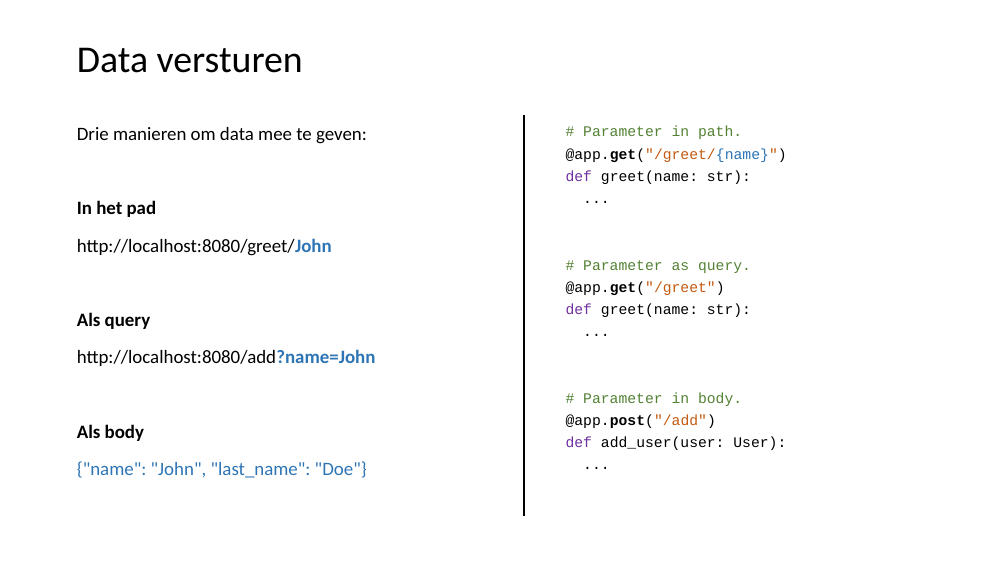
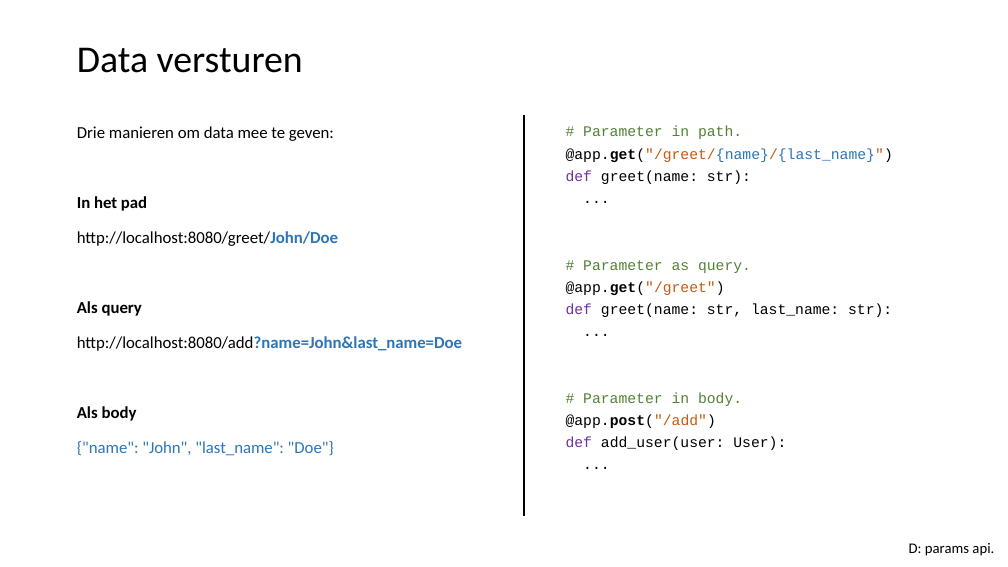
Before and after one commit to LFKoning/knowledge-sharing, a slide deck: slide 21 of python_course_4p/4_api_app/4_api_app.pptx. Drawn at 1008x567 pixels with LibreOffice and Linux fonts; fonts in the diff are those of the drawing. Boxes give left, top, right and bottom in pixels: in the first picture for what was removed or moved away, otherwise in the second. Text is boxed around its words. In the diff, an @@ line names an element or a change of style, - is before the commit and + after.

```diff
--- a/python_course_4p/4_api_app/4_api_app.pptx
+++ b/python_course_4p/4_api_app/4_api_app.pptx
@@ text at box(77, 126, 334, 456): size 18 to 16 pt in "Drie manieren om data mee te geven:", "In het pad", "Als query", "Als body" and 1 more places @@
@@ text at box(566, 148, 893, 162): text changed; text colour #000000 to #2E75B6 @@
-@app.get("/greet/{name}")
+@app.get("/greet/{name}/{last_name}")
@@ text at box(77, 231, 338, 246): text changed; size 18 to 16 pt @@
-http://localhost:8080/greet/John
+http://localhost:8080/greet/John/Doe
@@ text at box(566, 303, 892, 317): text changed @@
-def greet(name: str):
+def greet(name: str, last_name: str):
@@ text at box(77, 336, 462, 351): text changed; size 18 to 16 pt @@
-http://localhost:8080/add?name=John
+http://localhost:8080/add?name=John&last_name=Doe
@@ text added at box(909, 543, 994, 556), 14 pt, text #000000 @@
+D: params api.
```
Also in this commit, not shown: 4 other slides changed, 2 slides added, 8 other files.
